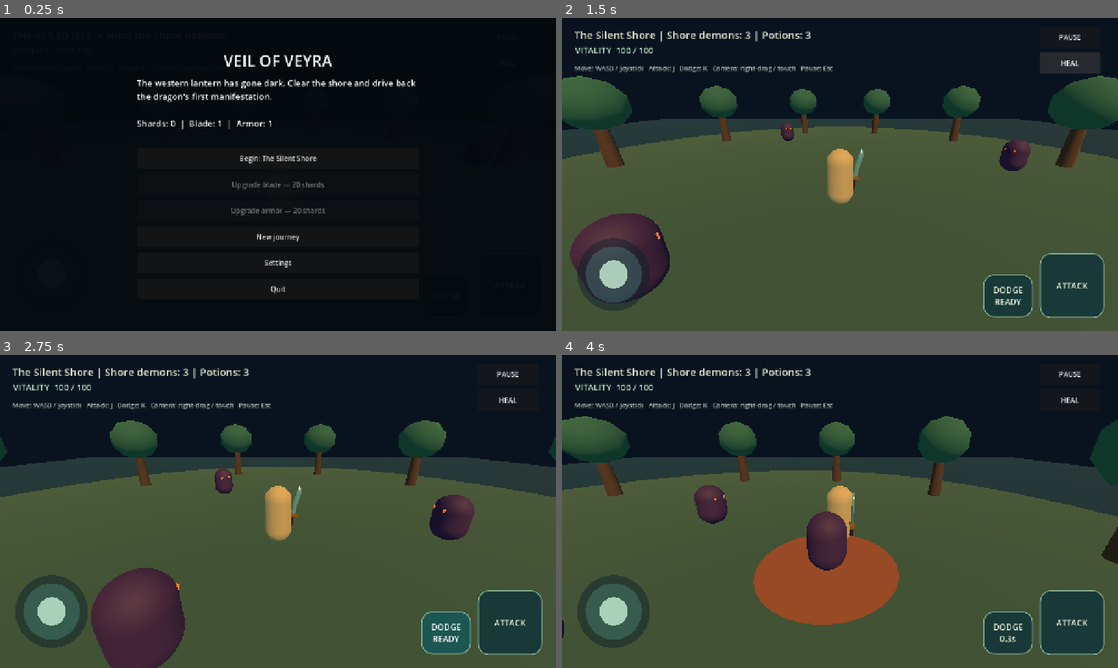
Above: before the commit, frames 1-4 (two rows, left to right).
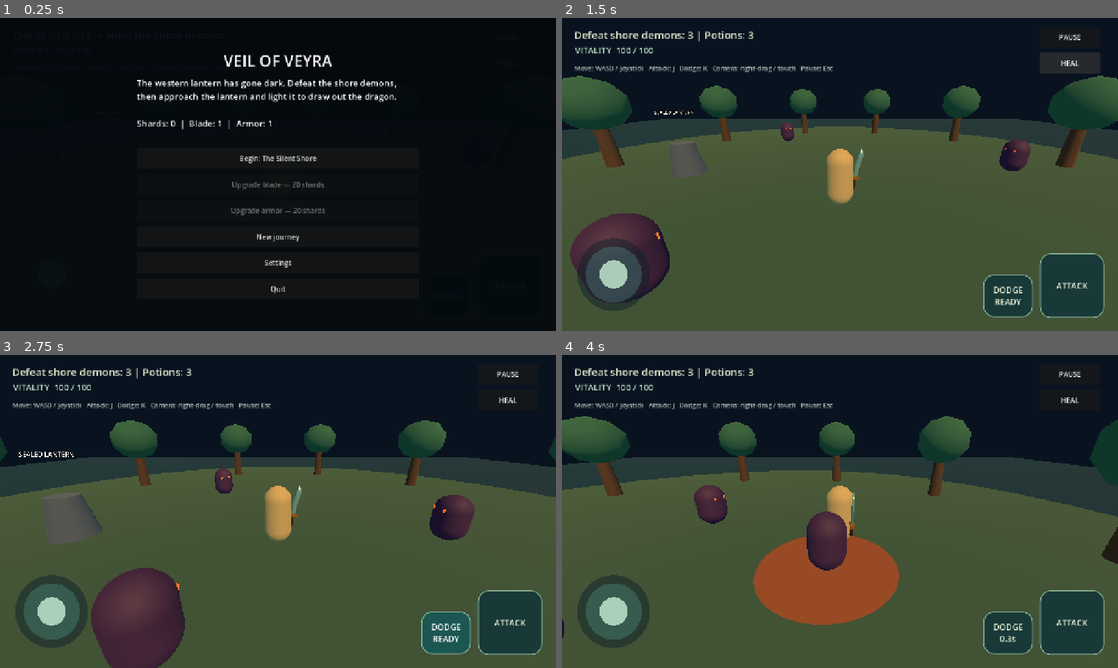
Above: after the commit, the same moments.

Repository: Hirukshanan/veil-of-veyra
Game: Godot game, scene res://scenes/main.tscn
The game is run twice, just before and just after one commit, with the same random seed, the same clock (stepped at 60 frames per second) and the same inputs.
Inputs (mouse positions are in pixels of both pictures, inside the frame that each line leads up to):
- Up to frame 1 (0.25 s): no input
- Up to frame 2 (1.5 s): click "Begin: The Silent Shore" at 0.5 s; click "HEAL" at 1.25 s
- Up to frame 3 (2.75 s): click "DODGE READY" at 2 s
- Up to frame 4 (4 s): click "DODGE READY" at 2.75 s; tap Enter at 3.5 s; move the mouse to (962, 495) at 3.52 s; hold D (move_right) from 3.53 s (still down); tap K (dodge) at 3.6 s; click (962, 495) at 3.67 s; tap Space at 3.77 s; tap E (interact, bound only after the commit) at 3.8 s

The runs differ from the first frame. In frame 1, 0.9% of the frame differs, in the area x 27-75%, y 19-27%; in frame 2, 0.8%; in frame 3, 1.1%, in the area x 2-45%, y 4-61%; in frame 4, 0.6%.

Commit message:
feat: add interactive lantern objectives to chapter hunts

Diff:
--- a/scripts/campaign.gd
+++ b/scripts/campaign.gd
@@ -3,9 +3,9 @@
 const SAVE_PATH := "user://campaign.cfg"
 const SETTINGS_PATH := "user://settings.cfg"
 const CHAPTERS := [
-	["The Silent Shore", "The western lantern has gone dark. Clear the shore and drive back the dragon's first manifestation."],
-	["The Broken Grove", "The lantern keeper's trail leads through a corrupted grove. Break the tide demons' hold on the island."],
-	["The Last Lantern", "The Tidewraith guards the source of the darkness. Defeat its final manifestation and restore Veyra's light."]
+	["The Silent Shore", "The western lantern has gone dark. Defeat the shore demons, then approach the lantern and light it to draw out the dragon."],
+	["The Broken Grove", "Follow the keeper's trail. Clear the grove's demons and light its lantern to expose the Tidewraith's next manifestation."],
+	["The Last Lantern", "Break the final seal: defeat the demons and light the last lantern. Destroy the dragon to restore Veyra's light."]
 ]
 var chapter := 0
 var shards := 0
@@ -20,6 +20,72 @@
 var camera_sensitivity := 1.0
 var sound_volume := 0.7
 var pause_menu_open := false
+var lantern: Node3D
+var lantern_flame: MeshInstance3D
+var lantern_label: Label3D
+var interact_button: Button
+var lantern_lit := false
+
+func _process(_delta: float) -> void:
+	if started and not game_finished:
+		_update_objective()
+		if Input.is_action_just_pressed(&"interact"):
+			_interact_lantern()
+
+func _build_lantern() -> void:
+	lantern = Node3D.new()
+	lantern.name = "ChapterLantern"
+	lantern.position = [Vector3(-7, 0, 1), Vector3(7, 0, 1), Vector3(0, 0, 5)][chapter]
+	add_child(lantern)
+	var pedestal := MeshInstance3D.new()
+	var stone := CylinderMesh.new()
+	stone.top_radius = 0.45
+	stone.bottom_radius = 0.7
+	stone.height = 1.4
+	pedestal.mesh = stone
+	pedestal.position.y = 0.7
+	pedestal.material_override = _material(Color(0.3, 0.35, 0.38))
+	lantern.add_child(pedestal)
+	lantern_flame = MeshInstance3D.new()
+	var flame := SphereMesh.new()
+	flame.radius = 0.3
+	flame.height = 0.8
+	lantern_flame.mesh = flame
+	lantern_flame.position.y = 1.8
+	var glow := _material(Color(0.3, 0.75, 0.9))
+	glow.emission_enabled = true
+	glow.emission = Color(0.2, 0.65, 0.85)
+	lantern_flame.material_override = glow
+	lantern_flame.hide()
+	lantern.add_child(lantern_flame)
+	lantern_label = Label3D.new()
+	lantern_label.text = "SEALED LANTERN"
+	lantern_label.position.y = 2.7
+	lantern_label.billboard = BaseMaterial3D.BILLBOARD_ENABLED
+	lantern_label.font_size = 40
+	lantern.add_child(lantern_label)
+	_bind_keys(&"interact", [KEY_E])
+
+func _update_objective() -> void:
+	var objective := "Defeat shore demons: %d" % remaining_enemies
+	if boss_spawned:
+		objective = "Defeat the Tidewraith Dragon"
+	elif remaining_enemies == 0:
+		objective = "Light the lantern: %.0f m | E / LIGHT" % player.global_position.distance_to(lantern.global_position)
+	status_label.text = "%s | Potions: %d" % [objective, potions]
+	interact_button.visible = remaining_enemies == 0 and not lantern_lit
+	interact_button.disabled = player.global_position.distance_to(lantern.global_position) > 2.5
+
+func _interact_lantern() -> void:
+	if not started or game_finished or get_tree().paused or remaining_enemies > 0 or lantern_lit:
+		return
+	if player.global_position.distance_to(lantern.global_position) > 2.5:
+		return
+	lantern_lit = true
+	lantern_flame.show()
+	lantern_label.text = "LANTERN RESTORED"
+	_spawn_boss()
+	_update_objective()
 
 class PauseOverlay extends CanvasLayer:
 	signal pause_requested
@@ -51,6 +117,7 @@
 	player.set("attack_damage", 1 + blade_level)
 	_on_health_changed(int(player.get("health")), int(player.get("max_health")))
 	_build_campaign_ui()
+	_build_lantern()
 	_show_camp()
 
 func _build_enemies() -> void:
@@ -95,6 +162,10 @@
 	heal_button.size = Vector2(140, 48)
 	heal_button.pressed.connect(_heal)
 	controls.add_child(heal_button)
+	interact_button = _make_button("LIGHT [E]", Vector2(-470, -105), Vector2(-330, -35))
+	interact_button.pressed.connect(_interact_lantern)
+	interact_button.hide()
+	controls.add_child(interact_button)
 	overlay = PauseOverlay.new()
 	overlay.connect("pause_requested", _toggle_pause)
 	overlay.layer = 20
@@ -177,7 +248,7 @@
 	started = true
 	overlay.hide()
 	get_tree().paused = false
-	status_label.text = "%s | Shore demons: %d | Potions: %d" % [CHAPTERS[chapter][0], remaining_enemies, potions]
+	_update_objective()
 
 func _pause_game() -> void:
 	if game_finished or not started:
@@ -258,12 +329,13 @@
 	potions -= 1
 	player.set("health", mini(maximum, int(player.get("health")) + 50))
 	_on_health_changed(int(player.get("health")), maximum)
-	status_label.text = "Healing draught used | Potions: %d" % potions
+	_update_objective()
 
 func _on_enemy_defeated() -> void:
-	super._on_enemy_defeated()
-	if not boss_spawned:
-		status_label.text = "%s | Shore demons remaining: %d" % [CHAPTERS[chapter][0], remaining_enemies]
+	remaining_enemies = maxi(0, remaining_enemies - 1)
+	if remaining_enemies == 0 and not game_finished:
+		lantern_label.text = "LIGHT THE LANTERN"
+	_update_objective()
 
 func _on_boss_defeated() -> void:
 	if game_finished:
--- a/tests/gameplay_check.gd
+++ b/tests/gameplay_check.gd
@@ -15,6 +15,11 @@
 		assert(scene.remaining_enemies == 3 + chapter * 2)
 		scene._resume()
 		var hero = scene.player
+		var spawn: Vector3 = hero.position
+		hero.position = scene.lantern.position
+		scene._interact_lantern()
+		assert(not scene.boss_spawned, "Enemies must be cleared before lighting")
+		hero.position = spawn
 		var enemies: Array = []
 		for child in scene.get_children():
 			if child.get_script() == scene.ENEMY_SCRIPT:
@@ -43,7 +48,33 @@
 		for mob in enemies:
 			mob.take_damage(100)
 		await process_frame
+		assert(not scene.boss_spawned, "Clearing enemies must unlock the lantern, not auto-spawn the boss")
+		hero.set_physics_process(false)
+		hero.position = Vector3(0, 0, -10)
+		scene._interact_lantern()
+		assert(not scene.boss_spawned, "Lantern interaction must require proximity")
+		hero.position = scene.lantern.position
+		scene._pause_game()
+		scene._interact_lantern()
+		assert(not scene.boss_spawned, "Paused interaction must not spawn a boss")
+		scene._resume()
+		assert(not scene.interact_button.disabled and scene.interact_button.visible)
+		if chapter == 1:
+			scene.interact_button.pressed.emit()
+		var interact := InputEventKey.new()
+		interact.physical_keycode = KEY_E
+		interact.pressed = true
+		Input.parse_input_event(interact)
+		await process_frame
+		await process_frame
+		interact = InputEventKey.new()
+		interact.physical_keycode = KEY_E
+		interact.pressed = false
+		Input.parse_input_event(interact)
 		assert(scene.boss_spawned)
+		assert(scene.lantern_lit and scene.lantern_flame.visible)
+		scene._interact_lantern()
+		assert(scene.find_children("Tidewraith Dragon*", "", false, false).size() == 1, "Repeated interaction must not duplicate the boss")
 		var boss = scene.get_node("Tidewraith Dragon")
 		assert(boss.health == 34 + chapter * 14)
 		boss.set_physics_process(false)
@@ -65,7 +96,7 @@
 		paused = false
 		scene.queue_free()
 		await process_frame
-	print("PASS: all three waves, physical sword hits, dodge, camera, boss spawn/scaling/breath, chapter progression and ending")
+	print("PASS: three waves, sword hits, dodge, camera, lantern gates, keyboard/button interaction, single boss spawn, boss combat and ending")
 	var retry = load("res://scenes/main.tscn").instantiate()
 	root.add_child(retry)
 	current_scene = retry
@@ -78,6 +109,7 @@
 	await process_frame
 	assert(current_scene.player.health == current_scene.player.max_health)
 	assert(current_scene.potions == 3)
+	assert(not current_scene.lantern_lit and not current_scene.boss_spawned)
 	print("PASS: death and actual scene retry restore health and consumables")
 	paused = false
 	await create_timer(0.4).timeout
Not shown, changed: RELEASE_STATUS.md
Not shown, changed: VALIDATION.md
